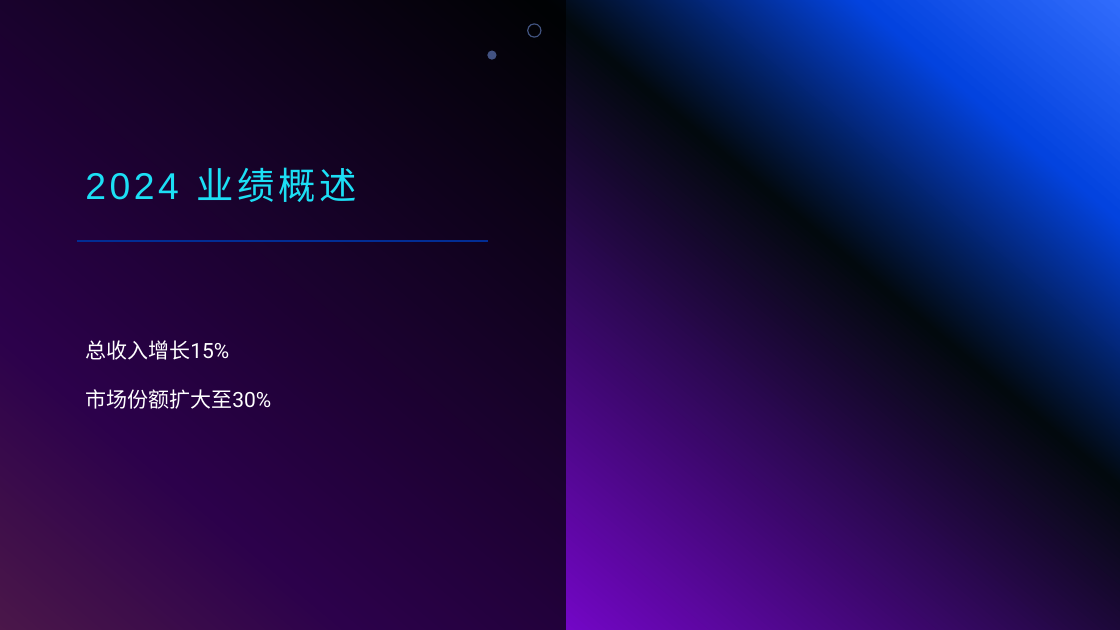
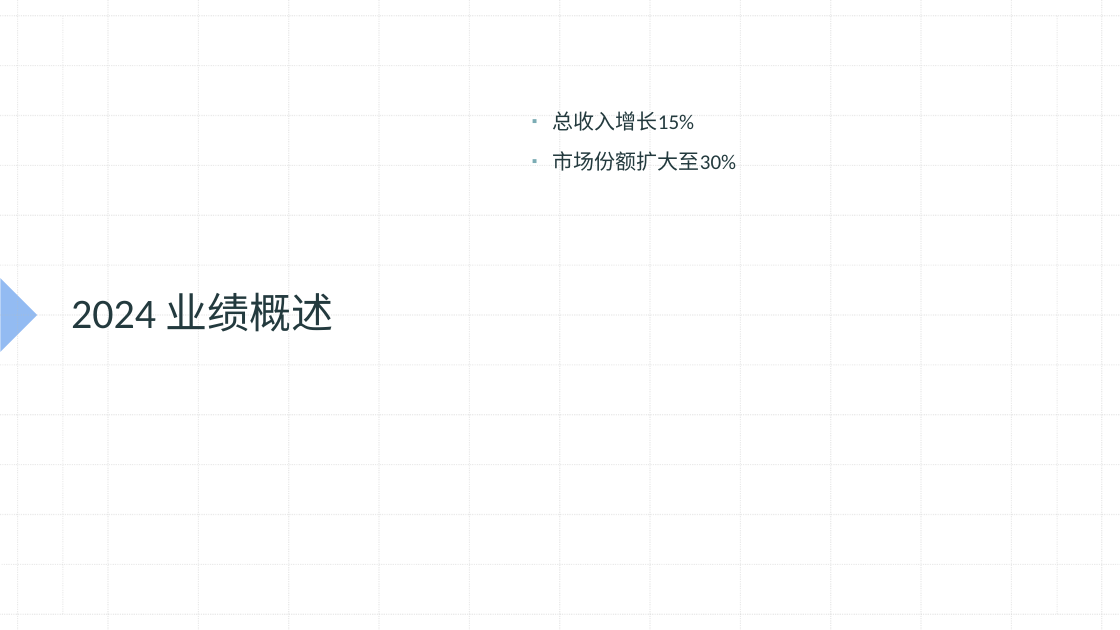
Before and after one commit to paulhuiseismic/ChatPPT-Learning, a slide deck: slide 2 of output/ChatPPT Demo.pptx. Drawn at 1120x630 pixels with LibreOffice and Linux fonts; fonts in the diff are those of the drawing; background and template pictures are left out. Boxes give left, top, right and bottom in pixels: in the first picture for what was removed or moved away, otherwise in the second. Text is boxed around its words. In the diff, an @@ line names an element or a change of style, - is before the commit and + after.

```diff
--- a/output/ChatPPT Demo.pptx
+++ b/output/ChatPPT Demo.pptx
@@ background gradient #316CFC to #0343DF to #02090E to #9405FC to #FC4EFB to #FFFFFF @@
@@ rectangle removed at [0, 0, 566, 630] @@
@@ ellipse removed at [528, 24, 541, 37] @@
@@ group added at [0, 0, 1120, 630]: 28 lines @@
@@ freeform shape removed at [487, 50, 497, 60] @@
@@ title "2024 业绩概述": place and size @@
-title "2024 业绩概述" at [85, 167, 356, 202]
+title "2024 业绩概述" at [71, 292, 334, 332]
@@ title "2024 业绩概述" at [71, 292, 334, 332]: size 32 to 36 pt, font Arial to Calibri, text colour #1CDFF5 to #233A3E, letter spacing 3 to 0 pt; line spacing 0.9 to 1 @@
@@ text "总收入增长15%": place and size @@
-text "总收入增长15%" at [85, 340, 271, 409]
+text "总收入增长15%" at [553, 111, 736, 171]
@@ text "总收入增长15%" at [553, 111, 736, 171]: font Roboto to Calibri, text colour #FFFFFF to #233A3E; bullet none to ▪; line spacing 1.2 to 1.1; less space between paragraphs @@
@@ line removed from (76, 241) to (487, 241) @@
@@ right triangle added at [0, 278, 37, 352], fill #2979E7 at 50% opacity @@
```
Also in this commit, not shown: 3 other slides changed, 16 other files.
